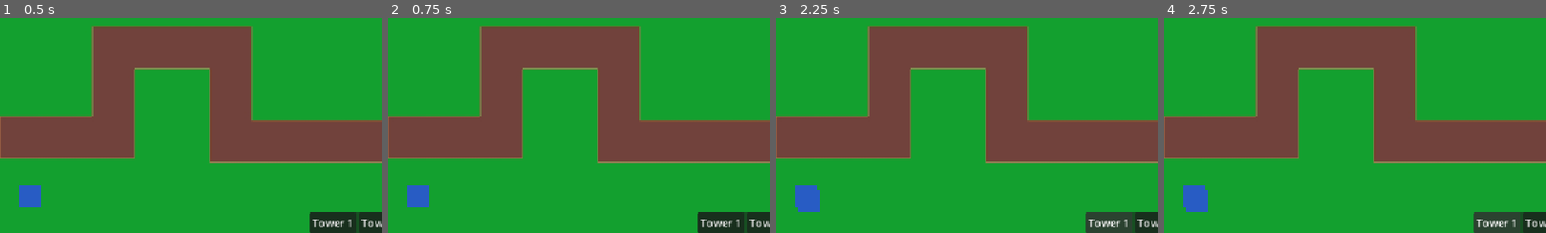
Above: before the commit, frames 1-4 (left to right).
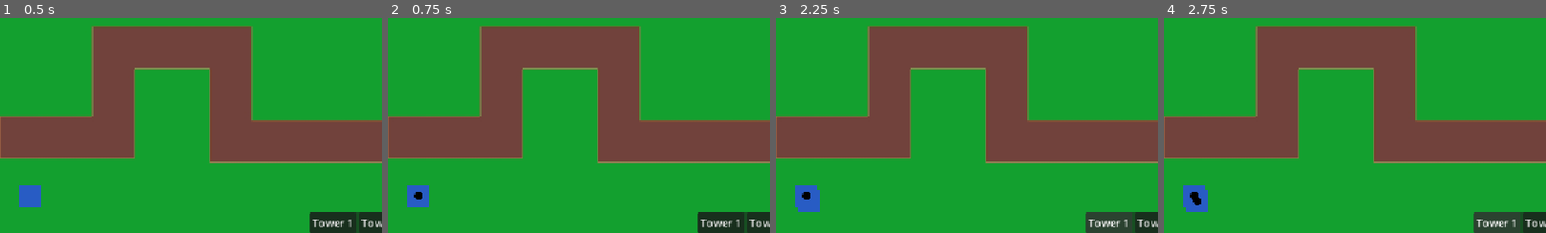
Above: after the commit, the same moments.

Repository: austinjamesfox/towerdefense
Game: Godot game, scene res://scenes/main_scene.tscn
Same seed, same stepped clock (60 frames per second), same inputs: the game is played once before the commit and once after it.
Inputs:
- Up to frame 1 (0.5 s): no input
- Up to frame 2 (0.75 s): click "PLAY" at 0.5 s
- Up to frame 3 (2.25 s): click "PLAY" at 1.25 s; click "Tower 1" at 2 s
- Up to frame 4 (2.75 s): no input
The pictures show only the part of the screen within x 0-50%, y 50-100%; the shares and areas given below are measured in that part.

Frame 1 is identical in both runs. In frame 2, less than 0.1% of the frame differs, in the area x 6-9%, y 80-85%; in frame 3, less than 0.1%; in frame 4, 0.1%, in the area x 6-10%, y 80-88%.
Error after the commit: Invalid call to function 'move' in base 'Area2D (projectile.gd)'. Expected 2 argument(s). (res://scripts/tower.gd:69)

Commit message:
in process of creating projectile - currently broken

Diff:
--- /dev/null
+++ b/scenes/projectile.tscn
@@ -0,0 +1,18 @@
+[gd_scene format=3 uid="uid://4e5nd0ghd8kg"]
+
+[ext_resource type="Texture2D" uid="uid://cpx417f6qhunq" path="res://assets/tower_projectile.png" id="1_c8fcr"]
+[ext_resource type="Script" uid="uid://hmxnmuet5d05" path="res://scripts/projectile.gd" id="1_q3m7n"]
+
+[sub_resource type="CircleShape2D" id="CircleShape2D_003cx"]
+radius = 6.25
+
+[node name="Projectile" type="Area2D" unique_id=460819701]
+z_index = 3
+script = ExtResource("1_q3m7n")
+
+[node name="Sprite2D" type="Sprite2D" parent="." unique_id=685372397]
+scale = Vector2(0.25, 0.25)
+texture = ExtResource("1_c8fcr")
+
+[node name="CollisionShape2D" type="CollisionShape2D" parent="." unique_id=520987639]
+shape = SubResource("CircleShape2D_003cx")
--- a/scenes/tower.tscn
+++ b/scenes/tower.tscn
@@ -2,12 +2,14 @@
 
 [ext_resource type="Texture2D" uid="uid://dbr4ooc01wg81" path="res://assets/tower.png" id="1_2x682"]
 [ext_resource type="Script" uid="uid://bydtfulpdv4ee" path="res://scripts/tower.gd" id="1_ay4al"]
+[ext_resource type="PackedScene" uid="uid://4e5nd0ghd8kg" path="res://scenes/projectile.tscn" id="2_ktxwe"]
 
 [sub_resource type="CircleShape2D" id="CircleShape2D_003cx"]
 radius = 128.0
 
 [node name="Tower" type="Node2D" unique_id=43475305 node_paths=PackedStringArray("towerSprite")]
 script = ExtResource("1_ay4al")
+projectileScene = ExtResource("2_ktxwe")
 towerSprite = NodePath("Sprite2D")
 
 [node name="Sprite2D" type="Sprite2D" parent="." unique_id=883259480]
--- a/scripts/game_manager.gd
+++ b/scripts/game_manager.gd
@@ -40,7 +40,8 @@
 	nextRound.emit(currentRound)
 
 func _process(delta: float) -> void:
-	print(enemyManager.activeEnemies )
+	pass
+	#print(enemyManager.activeEnemies )
 
 func _on_hud_play_button_pressed_hud(pressed: Variant) -> void:
 	if (!currentlySpawning && enemyManager.activeEnemies == 0):
--- /dev/null
+++ b/scripts/projectile.gd
@@ -0,0 +1,11 @@
+extends Area2D
+
+var moving = true
+
+func _process(delta: float) -> void:
+	pass
+
+func move(target:Vector2, speed):
+	while moving:
+		print(target)
+		position.x += speed
--- a/scripts/tower.gd
+++ b/scripts/tower.gd
@@ -1,5 +1,7 @@
 extends Node2D
 class_name TowerClass
+
+@export var projectileScene : PackedScene
 
 @export var definedRange : float = 128
 @export var attacksPerSecond : float = 1
@@ -10,6 +12,7 @@
 var attackSpeed : float
 var enemiesWithin : Array[Area2D]
 @export var dragSpeed : int = 2
+@export var projectileSpeed : int = 100
 
 var is_dragging : bool = false
 
@@ -38,11 +41,12 @@
 
 # Called every frame. 'delta' is the elapsed time since the previous frame.
 func _process(delta: float) -> void:
-	_attack()
+	_attack(delta)
 
-func _attack():
+func _attack(delta):
 	if canAttack && !isEmpty(enemiesWithin):
 		canAttack = false
+		fireProjectile(delta)
 		enemiesWithin[0].get_parent().take_damage(towerDamage)
 		await get_tree().create_timer(attackSpeed).timeout
 		canAttack = true
@@ -58,3 +62,11 @@
 		return true
 	else:
 		return false
+
+func fireProjectile(delta):
+	var projectile = projectileScene.instantiate()
+	self.add_child(projectile)
+	projectile.move(Vector2(10,10), projectileSpeed, delta)
+	#print(projectile.position)
+	#projectile.position = self.position
+	#print(projectile.position)
Binary file added: assets/tower_projectile.png
Not shown, added: assets/tower_projectile.png.import
Not shown, added: scripts/projectile.gd.uid
Not shown, added: assets/tower_projectile.kra
